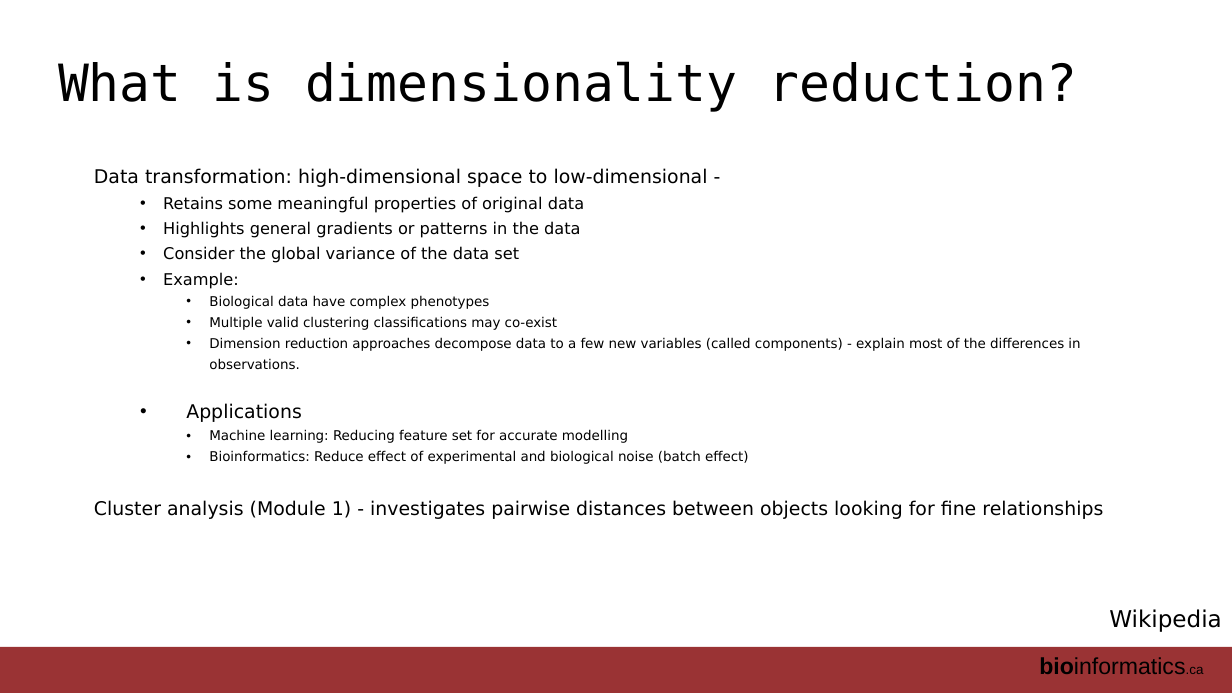
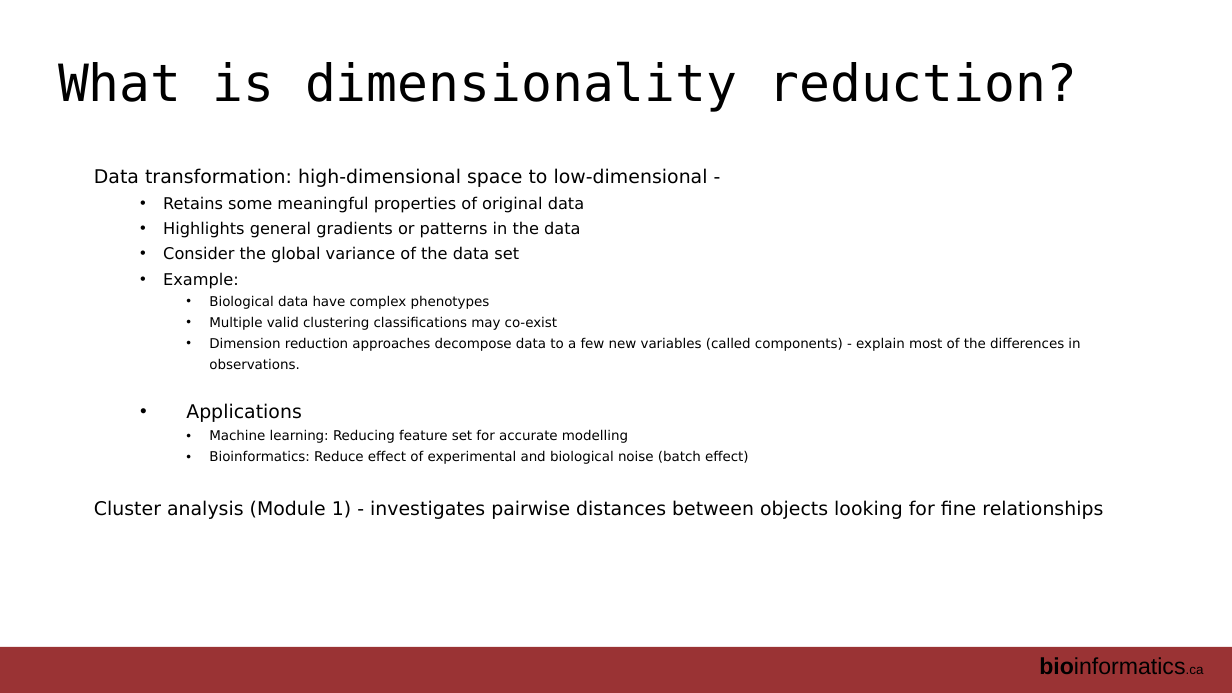
Before and after one commit to RealPaiLab/CBW_AUR2023, a slide deck: slide 5 of book/lectures/AUR_2023_Module2_DimensionReduction.pptx. Drawn at 1232x693 pixels with LibreOffice and Linux fonts; fonts in the diff are those of the drawing. Boxes give left, top, right and bottom in pixels: in the first picture for what was removed or moved away, otherwise in the second. Text is boxed around its words. In the diff, an @@ line names an element or a change of style, - is before the commit and + after.

```diff
--- a/book/lectures/AUR_2023_Module2_DimensionReduction.pptx
+++ b/book/lectures/AUR_2023_Module2_DimensionReduction.pptx
@@ text removed at [1109,609,1222,632] @@
-Wikipedia
```
Also in this commit, not shown: 7 other slides changed, 1 slide removed, 1 other file.
